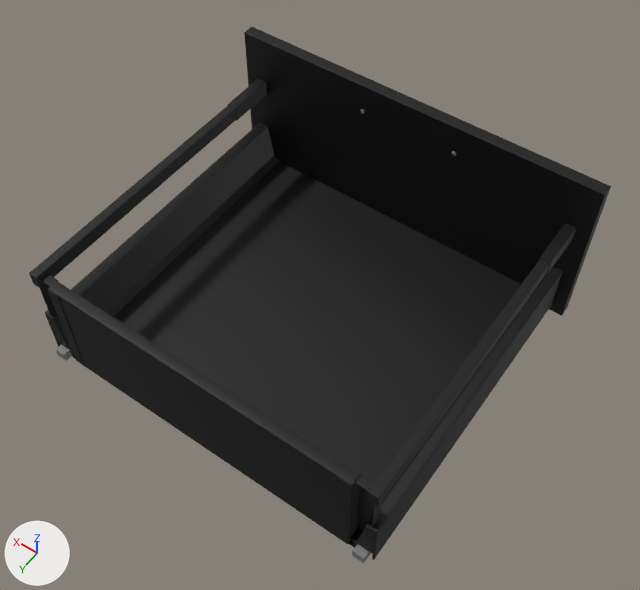
Renders of the FBX model Models/Kitchen09Drawer02/meshes/fbx/Kitchen09Drawer02.fbx from each side of a commit.
The view is the same before and after, from a camera (50 mm lens) standing at (-0.469, 0.65, 0.958) and looking at (-0.025, 0.028, -0.019). Arrows for +X, +Y and +Z are at lower left; the lights stay in place. Objects named as collision shapes, trigger or cutter boxes, shadow casters or lower levels of detail are left out. Where no turn or scale is listed for an object, it has been applied to the vertices.

Script lines for the objects in view, before the commit:
```python
me_kitchen09drawer02 = bpy.data.meshes.new('Kitchen09Drawer02')
me_kitchen09drawer02.from_pydata(...)  # 6548 vertices, 12660 faces; spans x -0.298..0.298, y -0.243..0.276, z -0.131..0.131
# faces by material slot: [9322, 444, 2552, 342]
me_kitchen09drawer02.materials.append(mat_m_plastic_white)  # black #000000
me_kitchen09drawer02.materials.append(mat_m_kitchen_fronts)  # black #000000
me_kitchen09drawer02.materials.append(mat_m_metal_chrome)  # grey #808080
me_kitchen09drawer02.materials.append(mat_m_drawer_mat)  # black #000000
ob_kitchen_09_drawer_02 = bpy.data.objects.new('kitchen_09_drawer_02', me_kitchen09drawer02)
ob_kitchen_09_drawer_02.location = (0.0, 0.0, 0.0)
```
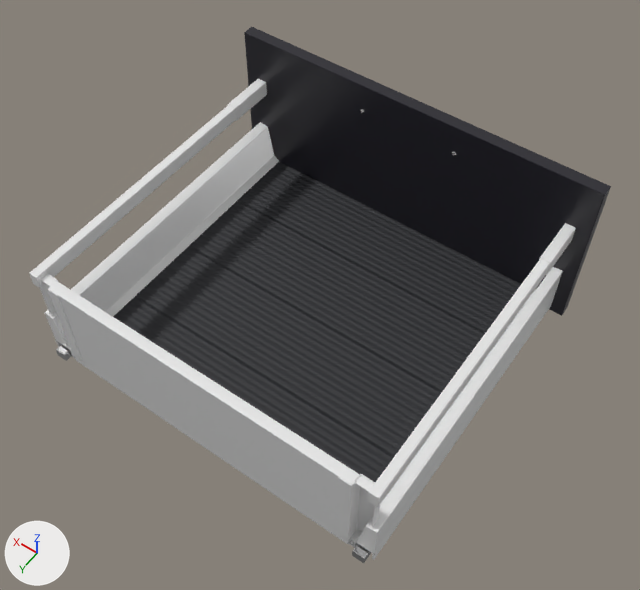
The newer file is also turned or shifted as a whole; pictures and numbers use the older file's frame.

Location of each change, [x1, y1, x2, y2] in pixels of the pictures (640 x 590 px):
'kitchen_09_drawer_02', recoloured (black to grey): [29, 27, 611, 561] in both

Diff of the bpy script that builds the scene:
```diff
--- a/Models/Kitchen09Drawer02/meshes/fbx/Kitchen09Drawer02.fbx.py
+++ b/Models/Kitchen09Drawer02/meshes/fbx/Kitchen09Drawer02.fbx.py
@@ img_m_drawermat_png @@
+img_m_drawermat_png = load_image('M_DrawerMat.png', '_unpacked/M_DrawerMat.png', 128, 128, 'Non-Color')
@@ img_m_metalchrome_png @@
+img_m_metalchrome_png = load_image('M_MetalChrome.png', '_unpacked/M_MetalChrome.png', 128, 128, 'sRGB')
@@ mat_m_drawermat @@
+mat_m_drawermat = bpy.data.materials.new('M_DrawerMat')
+# colours: black #27282c
+# uses the picture img_m_drawermat_png
@@ mat_m_kitchenfronts @@
+mat_m_kitchenfronts = principled_material('M_KitchenFronts')
+mat_m_kitchenfronts.base_color = (0.0185, 0.0176, 0.0252)  # black #25242c
+mat_m_kitchenfronts.roughness = 0.298
@@ mat_m_plasticwhite @@
+mat_m_plasticwhite = principled_material('M_PlasticWhite')
+mat_m_plasticwhite.base_color = (0.799, 0.799, 0.799)  # white #e7e7e7
+mat_m_plasticwhite.roughness = 0.298
@@ mat_m_metalchrome @@
+mat_m_metalchrome = principled_material('M_MetalChrome')
+mat_m_metalchrome.texture = img_m_metalchrome_png  # with its transparency
+mat_m_metalchrome.metallic = 1.0
+mat_m_metalchrome.roughness = 0.098
@@ me_kitchen09drawer02 @@
 me_kitchen09drawer02.from_pydata(...)  # 6548 vertices, 12660 faces; spans x -0.298..0.298, y -0.243..0.276, z -0.131..0.131
-me_kitchen09drawer02.materials.append(mat_m_plastic_white)  # black #000000
-me_kitchen09drawer02.materials.append(mat_m_kitchen_fronts)  # black #000000
-me_kitchen09drawer02.materials.append(mat_m_metal_chrome)  # grey #808080
-me_kitchen09drawer02.materials.append(mat_m_drawer_mat)  # black #000000
+me_kitchen09drawer02.materials.append(mat_m_plasticwhite)  # white #e7e7e7
+me_kitchen09drawer02.materials.append(mat_m_kitchenfronts)  # black #25242c
+me_kitchen09drawer02.materials.append(mat_m_metalchrome)  # picture img_m_metalchrome_png
+me_kitchen09drawer02.materials.append(mat_m_drawermat)
```
